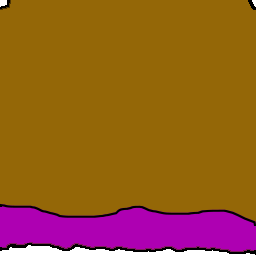
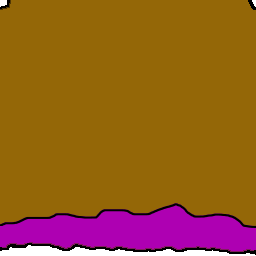
Revision of a layered 256x256 image; what changed, layer by layer:
hid "N3XD Middle" over [0, 203, 256, 228]
added layer "N3XD Middle-New" above "N3XD" over [0, 203, 256, 228]
